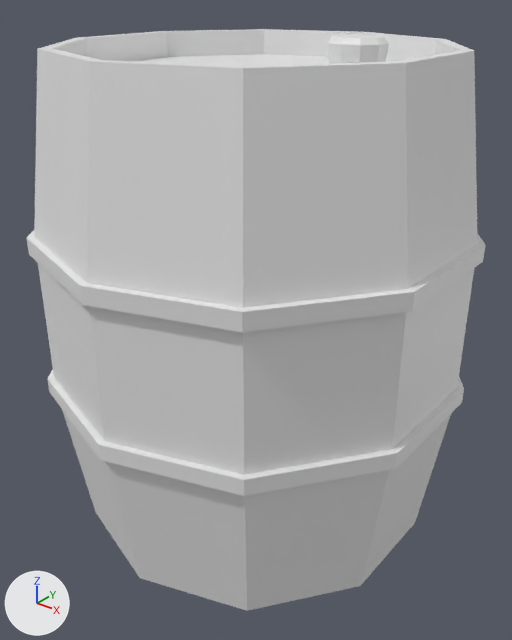
An edit to the glTF model barrel.glb, drawn before and after from the same camera.
Camera for both pictures: a 50 mm lens placed at (2.0, -2.5, 2.57), pointed at (0.04, -0.05, 1.06). Every picture has the same lights, and +X, +Y and +Z are marked at lower left. Where no turn or scale is listed for an object, it has been applied to the vertices. Vertices at the same position are counted once.
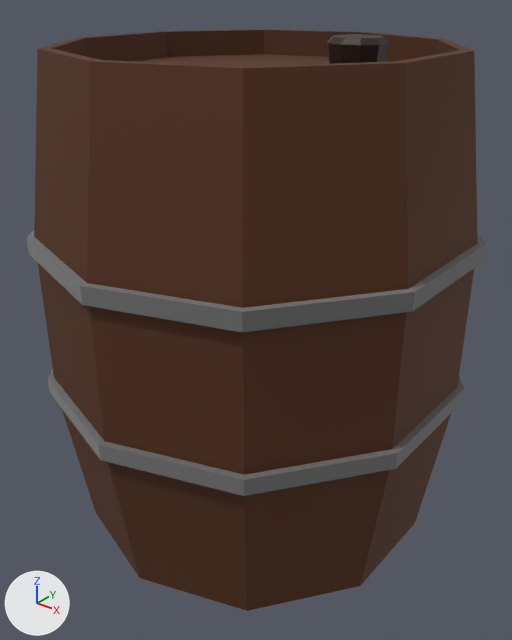
What differs and where, as boxes [x1, y1, x2, y2] in the pictures (512 x 640 px):
'Cylinder.001', recoloured: [327, 34, 389, 64] in both
part 1 of me_cylinder_001, recoloured (grey to brown): [62, 410, 451, 611] in both
part 2 of me_cylinder_001, recoloured (grey to brown): [34, 29, 478, 308] in both
part 3 of me_cylinder_001, recoloured (grey to brown): [38, 263, 474, 475] in both
part 4 of me_cylinder_001, recoloured: [26, 231, 485, 496] in both

The change, as a diff of the scene's bpy script:
```diff
--- a/barrel.glb.py
+++ b/barrel.glb.py
@@ mat_material_003 @@
+mat_material_003 = principled_material('Material.003')
+mat_material_003.base_color = (0.0174, 0.00546, 0.00179)  # black #241106
@@ mat_material_001 @@
+mat_material_001 = principled_material('Material.001')
+mat_material_001.base_color = (0.0871, 0.0265, 0.00707)  # brown #532d14
+mat_material_001.roughness = 0.8
@@ mat_material_002 @@
+mat_material_002 = principled_material('Material.002')
+mat_material_002.base_color = (0.359, 0.359, 0.359)  # grey #a2a2a2
+mat_material_002.metallic = 1.0
+mat_material_002.roughness = 1.0
@@ me_cylinder_001 @@
 me_cylinder_001.from_pydata(...)  # 120 vertices, 240 faces; spans x -0.98..0.98, y -1.03..1.03, z -1.16..1.16
 # used by ob_cylinder; location = (0.0, 0.0, 1.158)
+# me_cylinder_001 part 1: all 68 faces centred in x -0.92..0.92, y -0.9..0.9, z -1.16..-0.64 switch from no material to mat_material_001 (brown #532d14)
+# me_cylinder_001 part 2: all 68 faces centred in x -0.92..0.92, y -0.9..0.9, z 0.64..1.16 switch from no material to mat_material_001 (brown #532d14)
+# me_cylinder_001 part 3: all 20 faces centred in x -0.95..0.95, y -0.94..0.94, z -0.13..0.13 switch from no material to mat_material_001 (brown #532d14)
+# me_cylinder_001 part 4: 84 of the faces centred in x -0.98..0.98, y -0.97..0.97, z -0.39..0.4 switch from no material to mat_material_002 (grey #a1a1a1)
@@ me_cylinder_002 @@
 me_cylinder_002.from_pydata(...)  # 30 vertices, 56 faces; spans x -0.115..0.115, y -0.121..0.121, z -0.095..0.117
+me_cylinder_002.materials.append(mat_material_003)  # black #241106
```
